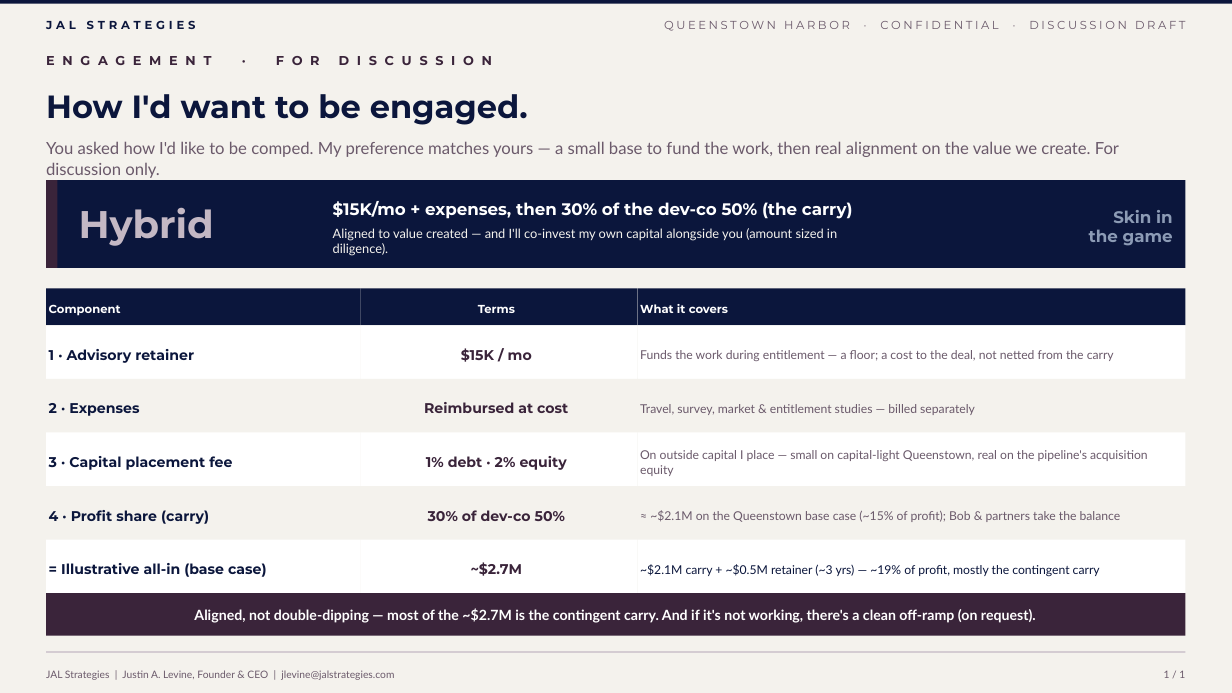
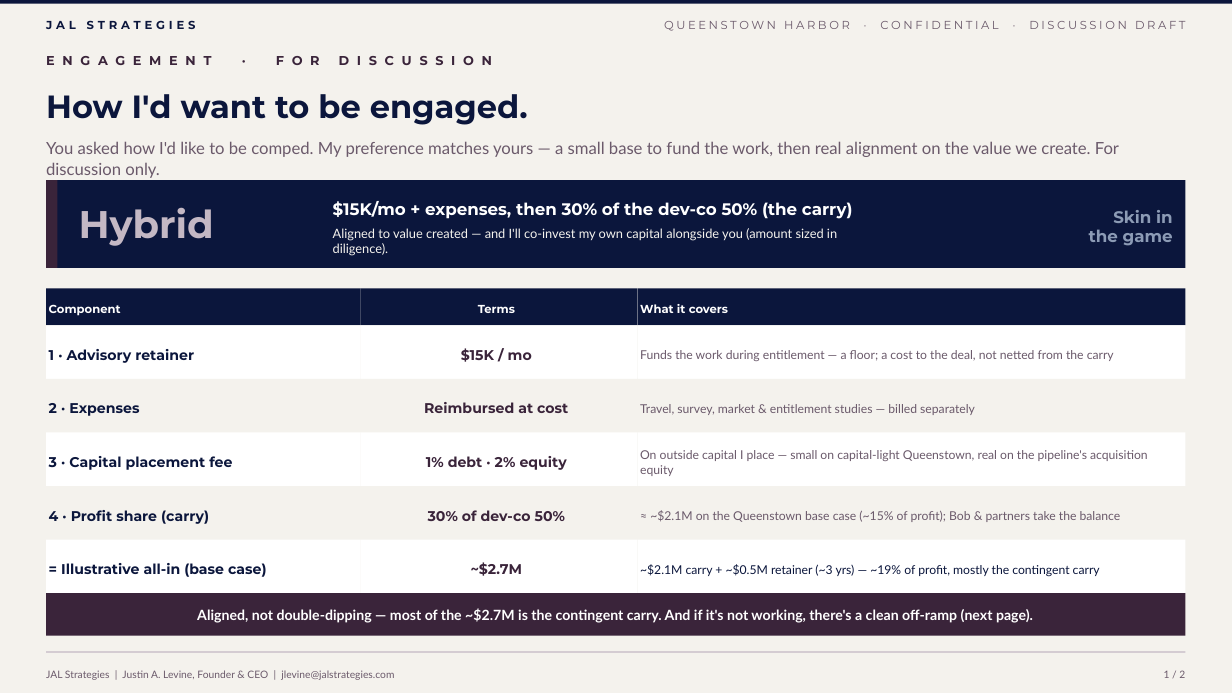
Before and after one commit to jlevine711/Apex, a slide deck: slide 1 of JAL_Engagement_OnePager.pptx. Drawn at 1232x693 pixels with LibreOffice and Linux fonts; fonts in the diff are those of the drawing. Boxes give left, top, right and bottom in pixels: in the first picture for what was removed or moved away, otherwise in the second. Text is boxed around its words. In the diff, an @@ line names an element or a change of style, - is before the commit and + after.

```diff
--- a/JAL_Engagement_OnePager.pptx
+++ b/JAL_Engagement_OnePager.pptx
@@ text at (197,608,1033,623): text changed @@
-Aligned, not double-dipping — most of the ~$2.7M is the contingent carry. And if it's not working, there's a clean off-ramp (on request).
+Aligned, not double-dipping — most of the ~$2.7M is the contingent carry. And if it's not working, there's a clean off-ramp (next page).
@@ text at (1164,670,1185,678): text changed @@
-1 / 1
+1 / 2
```
Also in this commit, not shown: 1 slide added, 4 other files.
